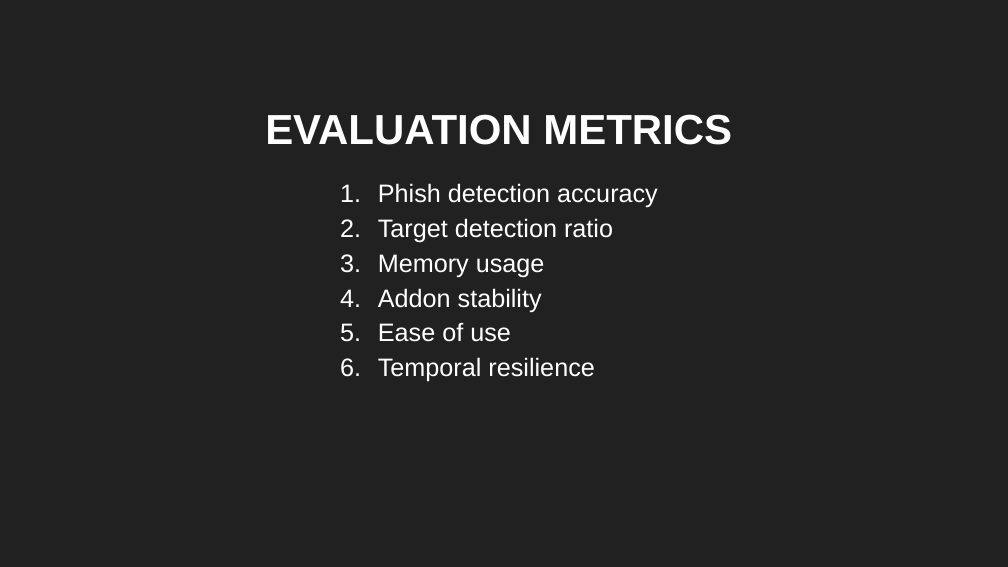
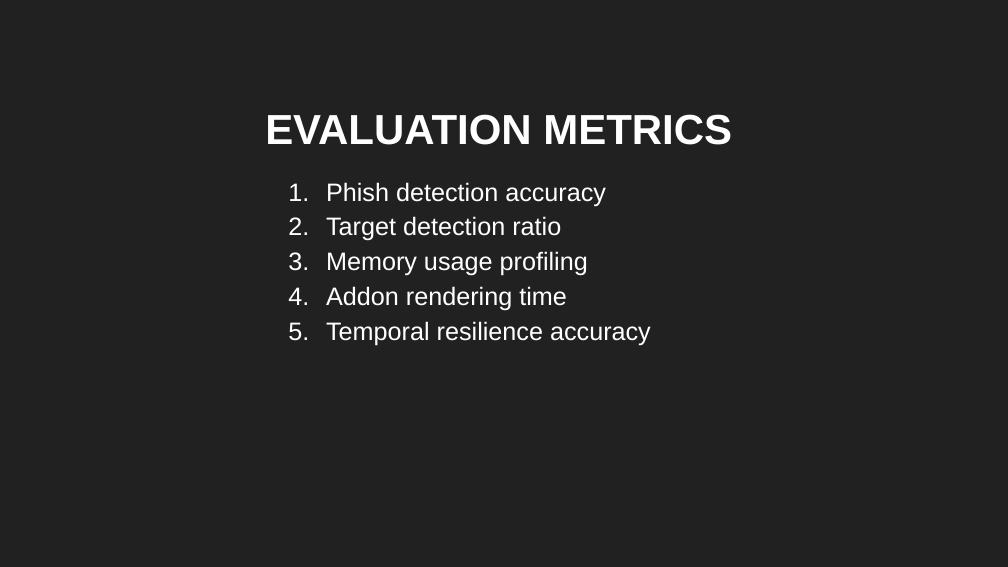
Before and after one commit to sbenstewart/cantina-plus, a slide deck: slide 27 of mail these/first/FYP First.pptx (slide 22 before the commit). Drawn at 1008x567 pixels with LibreOffice and Linux fonts; fonts in the diff are those of the drawing. Boxes give left, top, right and bottom in pixels: in the first picture for what was removed or moved away, otherwise in the second. Text is boxed around its words. In the diff, an @@ line names an element or a change of style, - is before the commit and + after.

```diff
--- a/mail these/first/FYP First.pptx
+++ b/mail these/first/FYP First.pptx
@@ subtitle "Phish detection accuracy": place and size @@
-subtitle "Phish detection accuracy" at <box>378,183,658,382</box>
+subtitle "Phish detection accuracy" at <box>326,182,651,345</box>
@@ subtitle at <box>326,251,651,345</box>: text changed @@
-3. Memory usage
-4. Addon stability
-5. Ease of use
-6. Temporal resilience
+3. Memory usage profiling
+4. Addon rendering time
+5. Temporal resilience accuracy
```
Also in this commit, not shown: 3 other slides changed, 5 slides added, 3 other files.
